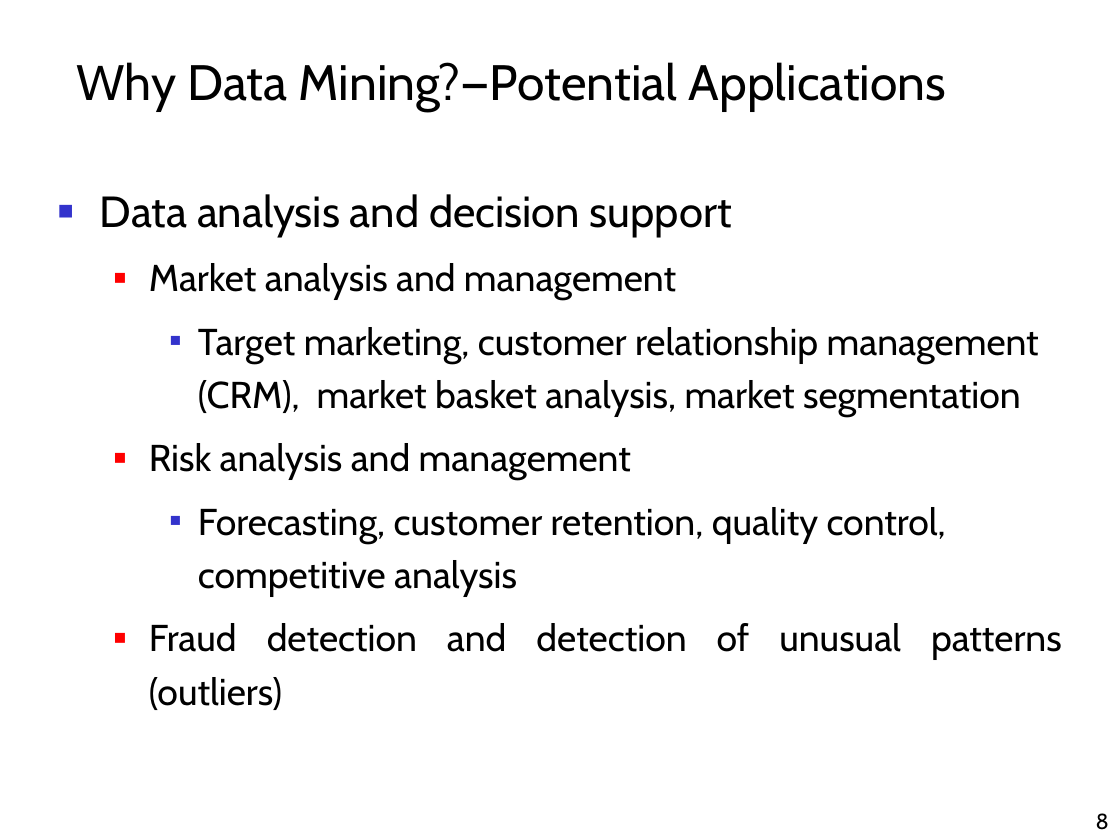
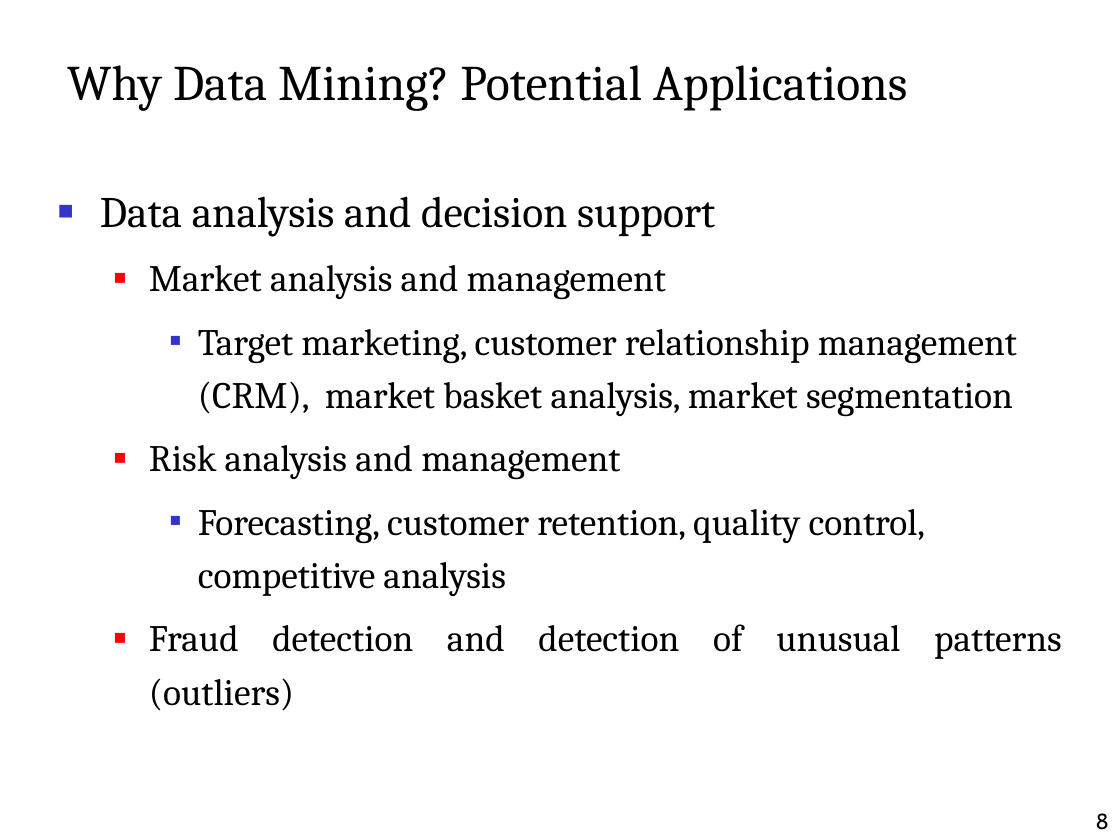
Before and after one commit to alaagamal98/web-based-his, a slide deck: slide 8 of Presentation/Data Mining.ppt. Drawn at 1120x840 pixels with LibreOffice and Linux fonts; fonts in the diff are those of the drawing; background and template pictures are left out. Boxes give left, top, right and bottom in pixels: in the first picture for what was removed or moved away, otherwise in the second. Text is boxed around its words. In the diff, an @@ line names an element or a change of style, - is before the commit and + after.

```diff
--- a/Presentation/Data Mining.ppt
+++ b/Presentation/Data Mining.ppt
@@ title at <box>67,65,907,111</box>: text changed; font Cabin to Cambria @@
-Why Data Mining?—Potential Applications
+Why Data Mining? Potential Applications
@@ text "Data analysis and decision support" at <box>100,196,1062,711</box>: font Cabin to Cambria @@
```
Also in this commit, not shown: 12 other slides changed, 1 slide added, 1 slide removed, 4 other files.
